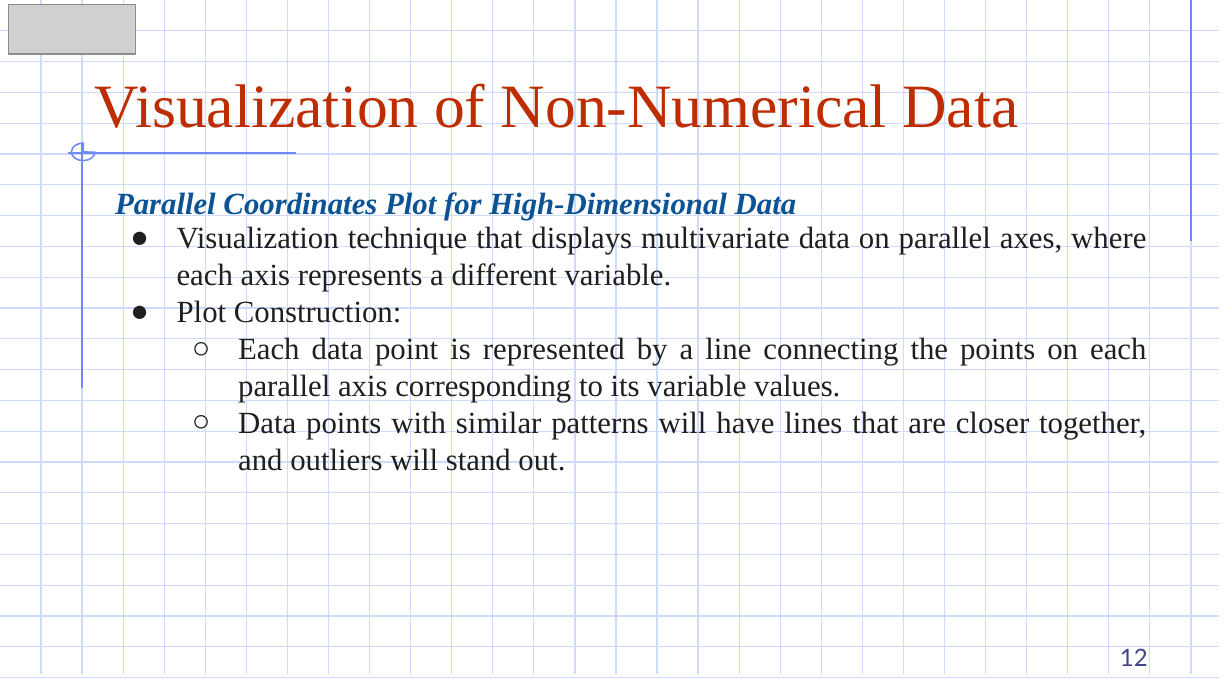
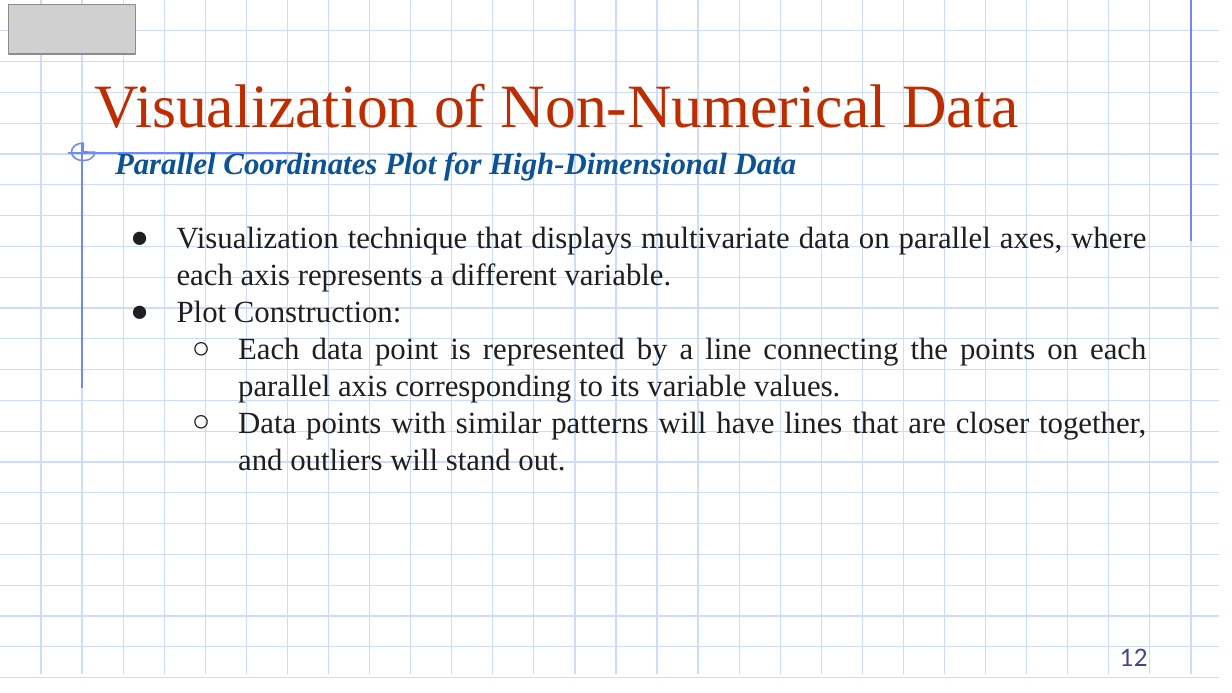
Before and after one commit to DazielNguyen/DBM302m, a slide deck: slide 12 of slides/2.3 Visualization of Non-Numerical Data.pptx. Drawn at 1232x693 pixels with LibreOffice and Linux fonts; fonts in the diff are those of the drawing; grey boxes stand for pictures. Boxes give left, top, right and bottom in pixels: in the first picture for what was removed or moved away, otherwise in the second. Text is boxed around its words. In the diff, an @@ line names an element or a change of style, - is before the commit and + after.

```diff
--- a/slides/2.3 Visualization of Non-Numerical Data.pptx
+++ b/slides/2.3 Visualization of Non-Numerical Data.pptx
@@ text "Parallel Coordinates Plot for High-Dimensional ...": place and size @@
-text "Parallel Coordinates Plot for High-Dimensional ..." at [115, 190, 797, 220]
+text "Parallel Coordinates Plot for High-Dimensional ..." at [115, 150, 797, 180]
```
Also in this commit, not shown: 10 other slides changed, 15 other files.
